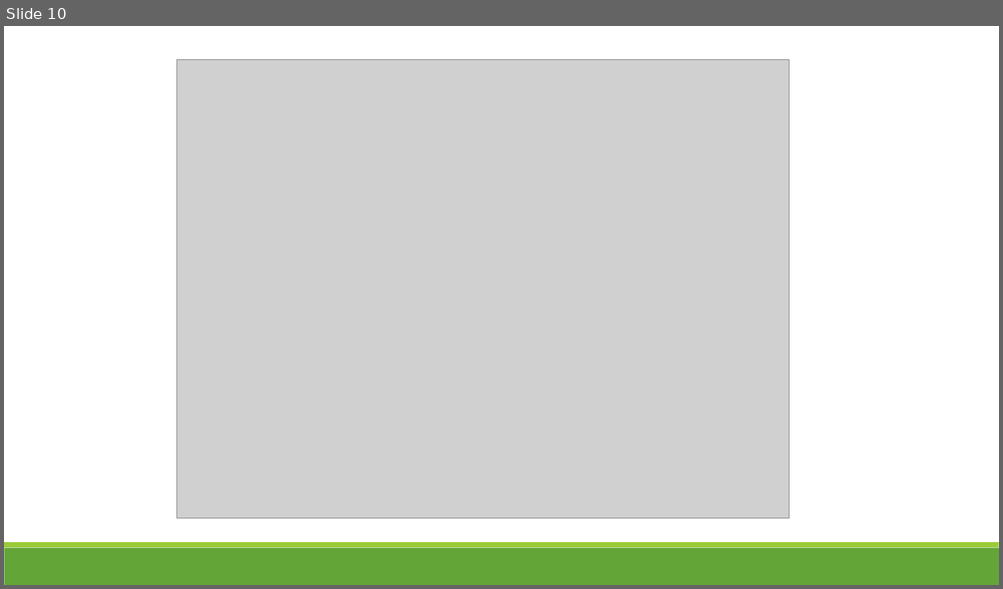
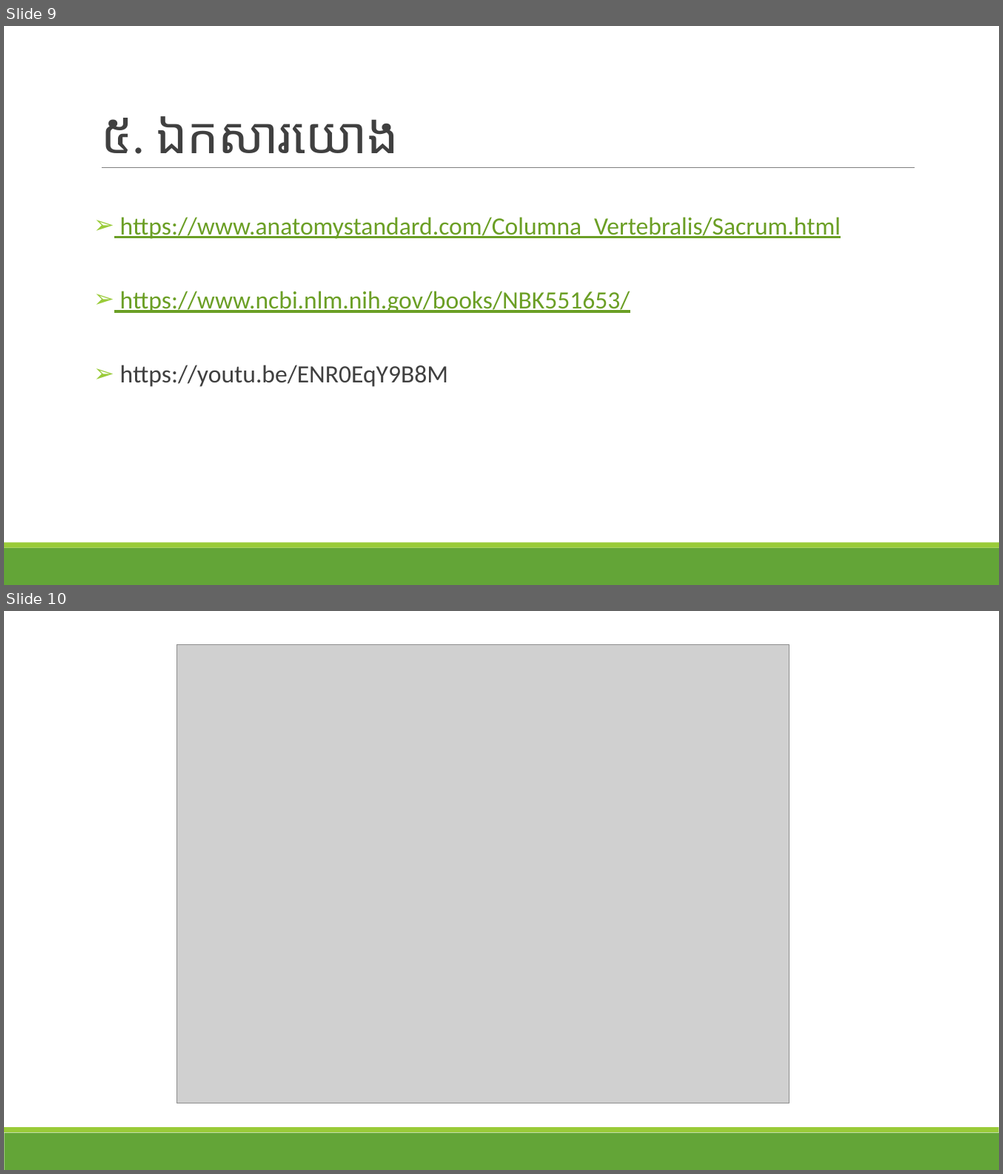
Before and after one commit to KhongSambrathna/nipes, a slide deck: កិច្ចការផ្ទះ/កាយសរីរសាស្រ្ត/ឆ្អឹងកងគូទ.pptx. Shown one above the other, each under a label of ours: slide 10 before the commit, slides 9 and 10 after it. The pictures are 1003x589 and 1003x1174 pixels, drawn with LibreOffice and Linux fonts; fonts in the diff are those of the drawing; grey boxes stand for pictures. Boxes give left, top, right and bottom in pixels: in the first picture for what was removed or moved away, otherwise in the second. Text is boxed around its words. In the diff, an @@ line names an element or a change of style, - is before the commit and + after.

```diff
--- a/កិច្ចការផ្ទះ/កាយសរីរសាស្រ្ត/ឆ្អឹងកងគូទ.pptx
+++ b/កិច្ចការផ្ទះ/កាយសរីរសាស្រ្ត/ឆ្អឹងកងគូទ.pptx
@@ slide 9 added at (4, 26, 999, 585), background #FFFFFF; not listed: 2 template elements that a slide beside it also shows @@
@@ title added at (101, 116, 398, 154), 48 pt, text #404040 @@
+៥. ឯកសារយោង
@@ line added from (102, 168) to (915, 168), #808080 0.5 pt @@
@@ text added at (120, 217, 840, 387), 24 pt, text #6B9F25, underline @@
+➢ https://www.anatomystandard.com/Columna_Vertebralis/Sacrum.html
+➢ https://www.ncbi.nlm.nih.gov/books/NBK551653/
+➢ https://youtu.be/ENR0EqY9B8M
```
Also in this commit, not shown: 5 slides changed, 1 slide removed, 7 other files.
